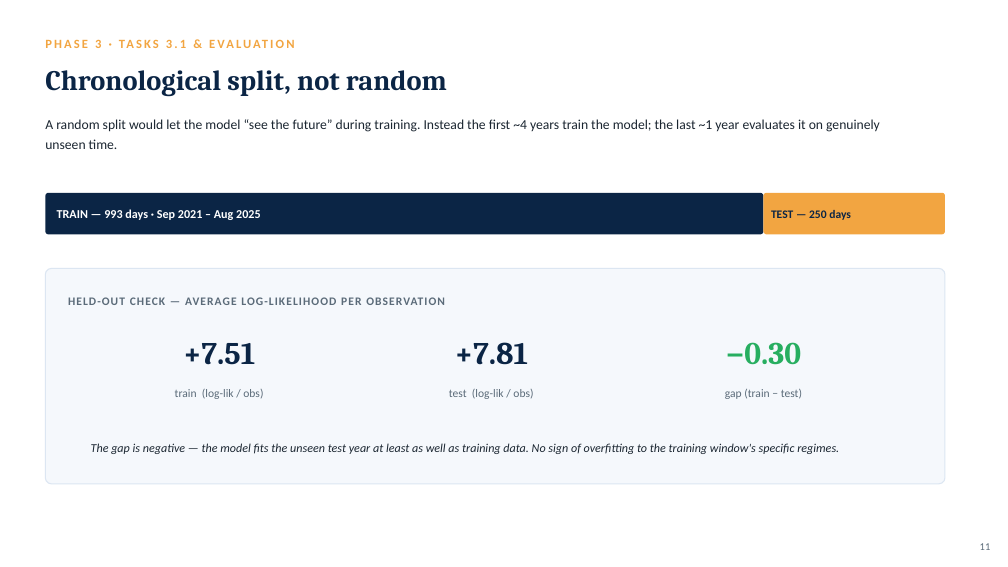
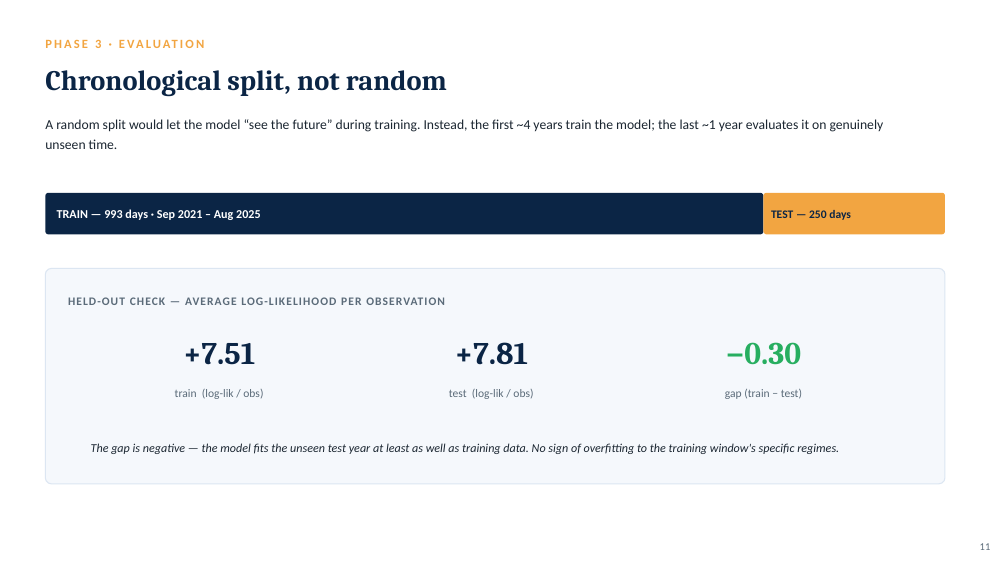
Before and after one commit to TheRealLionn/FINACIAL-DETECTION-WITH-HMM, a slide deck: slide 10 of slides/HMM_Regime_Detection.pptx (slide 11 before the commit). Drawn at 1008x567 pixels with LibreOffice and Linux fonts; fonts in the diff are those of the drawing. Boxes give left, top, right and bottom in pixels: in the first picture for what was removed or moved away, otherwise in the second. Text is boxed around its words. In the diff, an @@ line names an element or a change of style, - is before the commit and + after.

```diff
--- a/slides/HMM_Regime_Detection.pptx
+++ b/slides/HMM_Regime_Detection.pptx
@@ text at bbox=[95, 40, 101, 48]: text changed @@
-PHASE 3 · TASKS 3.1 & EVALUATION
+PHASE 3 · EVALUATION
@@ text at bbox=[45, 119, 884, 149]: text changed @@
-A random split would let the model “see the future” during training. Instead the first ~4 years train the model; the last ~1 year evaluates it on genuinely unseen time.
+A random split would let the model “see the future” during training. Instead, the first ~4 years train the model; the last ~1 year evaluates it on genuinely unseen time.
```
Also in this commit, not shown: 12 other slides changed, 1 slide added, 1 slide removed.
